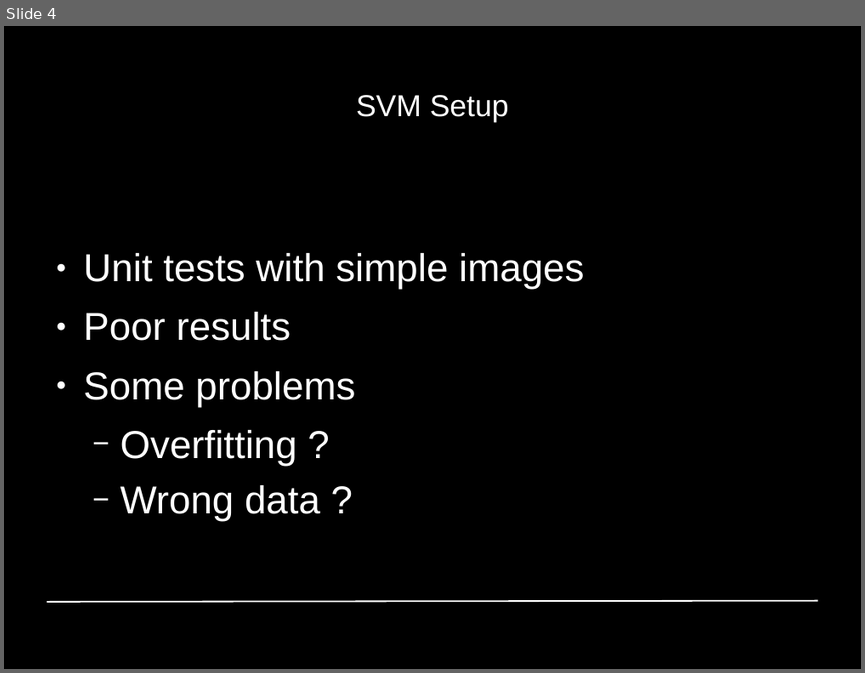
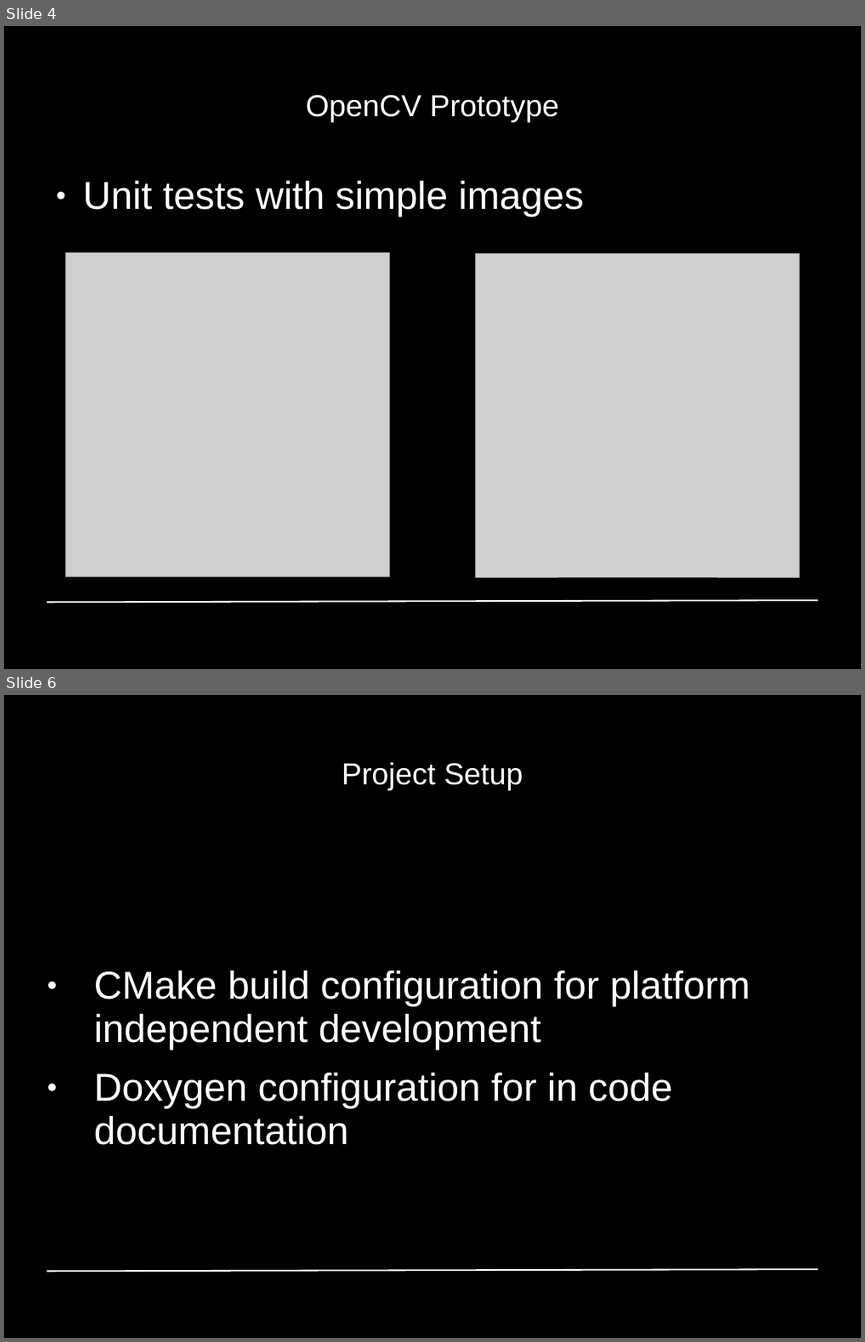
Before and after one commit to GiannisPapadopoulos/DiscriminativePatches, a slide deck: presentations/period1/MAI_Project1_Group4_stefan.ppt. Shown one above the other, each under a label of ours: slide 4 before the commit, slides 4 and 6 after it; the slides between them are not shown. The pictures are 865x673 and 865x1342 pixels, drawn with LibreOffice and Linux fonts; fonts in the diff are those of the drawing; grey boxes stand for pictures; background and template pictures are left out. Boxes give left, top, right and bottom in pixels: in the first picture for what was removed or moved away, otherwise in the second. Text is boxed around its words. In the diff, an @@ line names an element or a change of style, - is before the commit and + after.

```diff
--- a/presentations/period1/MAI_Project1_Group4_stefan.ppt
+++ b/presentations/period1/MAI_Project1_Group4_stefan.ppt
@@ slide 6 added at (4, 695, 861, 1338), background #000000; not listed: 1 template element that a slide beside it also shows @@
@@ title added at (341, 762, 523, 790), 28 pt, text #FFFFFF @@
+Project Setup
@@ text added at (94, 970, 750, 1145), 36 pt, text #FFFFFF @@
+● CMake build configuration for platform independent development
+● Doxygen configuration for in code documentation
@@ slide 4 changed as well @@
@@ title at (306, 95, 559, 122): text changed @@
-SVM Setup
+OpenCV Prototype
@@ text "Unit tests with simple images" at (83, 181, 584, 216): vertical alignment middle to top @@
@@ picture added at (65, 252, 390, 577) @@
@@ picture added at (475, 253, 800, 578) @@
@@ text at (83, 312, 355, 521): paragraphs removed @@
-● Poor results
-● Some problems
-  − Overfitting ?
-  − Wrong data ?
```
Also in this commit, not shown: 1 other slide changed, 3 other slides added, 2 slides removed.
